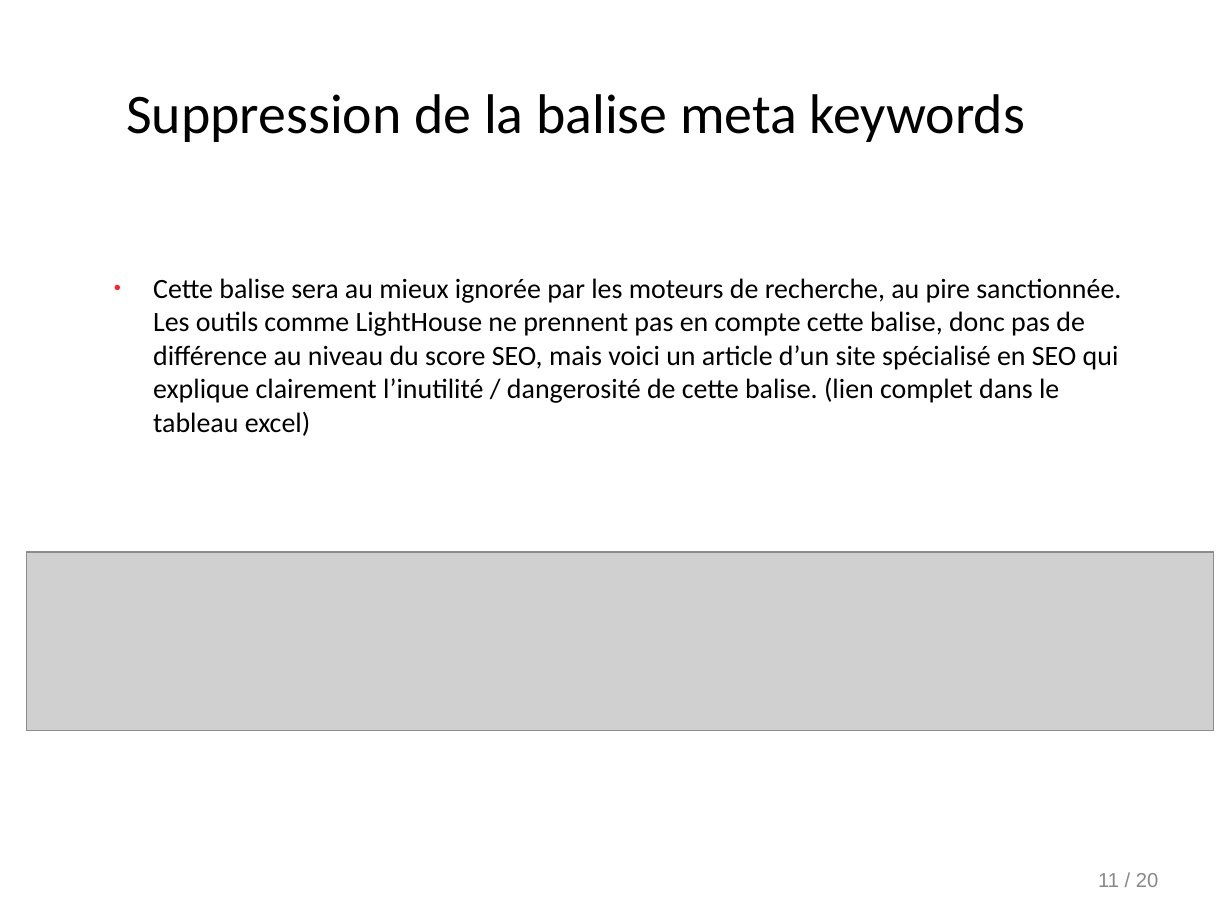
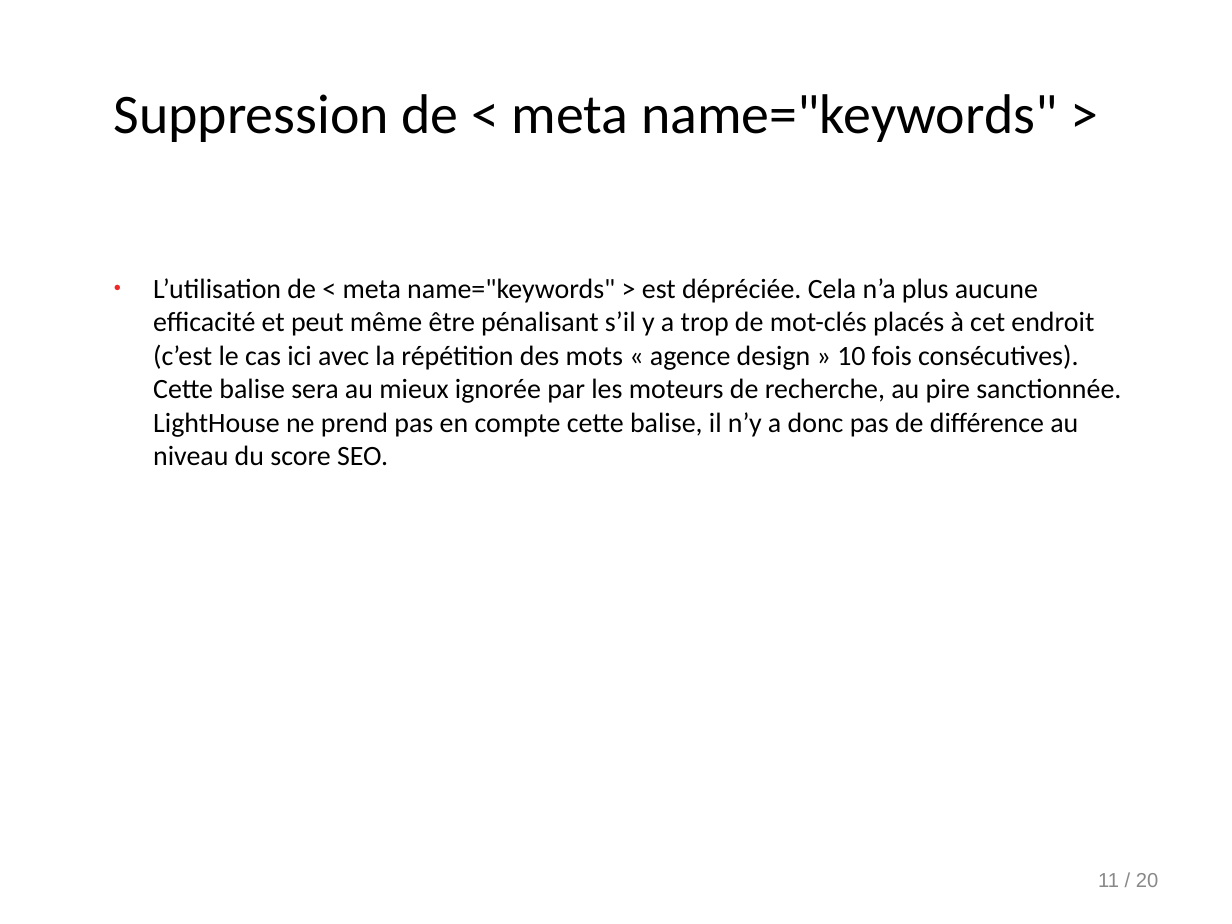
Before and after one commit to Doppler123/OPC_P4_La_Panthere, a slide deck: slide 11 of audit/Rapport.odp. Drawn at 1232x924 pixels with LibreOffice and Linux fonts; fonts in the diff are those of the drawing; grey boxes stand for pictures. Boxes give left, top, right and bottom in pixels: in the first picture for what was removed or moved away, otherwise in the second. Text is boxed around its words. In the diff, an @@ line names an element or a change of style, - is before the commit and + after.

```diff
--- a/audit/Rapport.odp
+++ b/audit/Rapport.odp
@@ title at (114,94,1057,142): text changed @@
-Suppression de la balise meta keywords
+Suppression de < meta name="keywords" >
@@ text at (153,278,1121,466): text changed @@
-● Cette balise sera au mieux ignorée par les moteurs de recherche, au pire sanctionnée. Les outils comme LightHouse ne prennent pas en compte cette balise, donc pas de différence au niveau du score SEO, mais voici un article d’un site spécialisé en SEO qui explique clairement l’inutilité / dangerosité de cette balise. (lien complet dans le tableau excel)
+● L’utilisation de < meta name="keywords" > est dépréciée. Cela n’a plus aucune efficacité et peut même être pénalisant s’il y a trop de mot-clés placés à cet endroit (c’est le cas ici avec la répétition des mots « agence design » 10 fois consécutives). Cette balise sera au mieux ignorée par les moteurs de recherche, au pire sanctionnée. LightHouse ne prend pas en compte cette balise, il n’y a donc pas de différence au niveau du score SEO.
@@ picture removed at (27,552,1215,731) @@
```
Also in this commit, not shown: 15 other slides changed, 2 other files.
